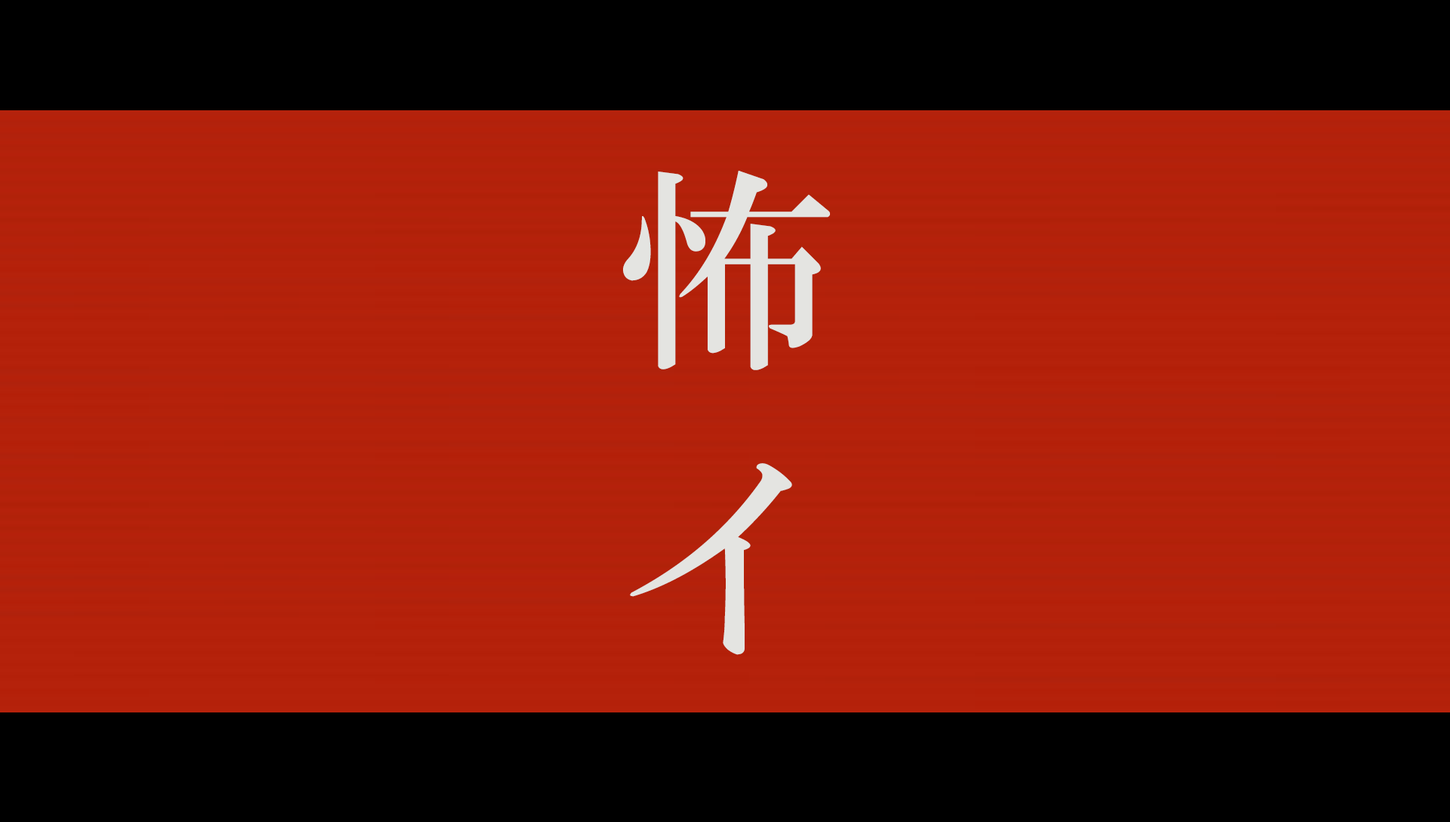
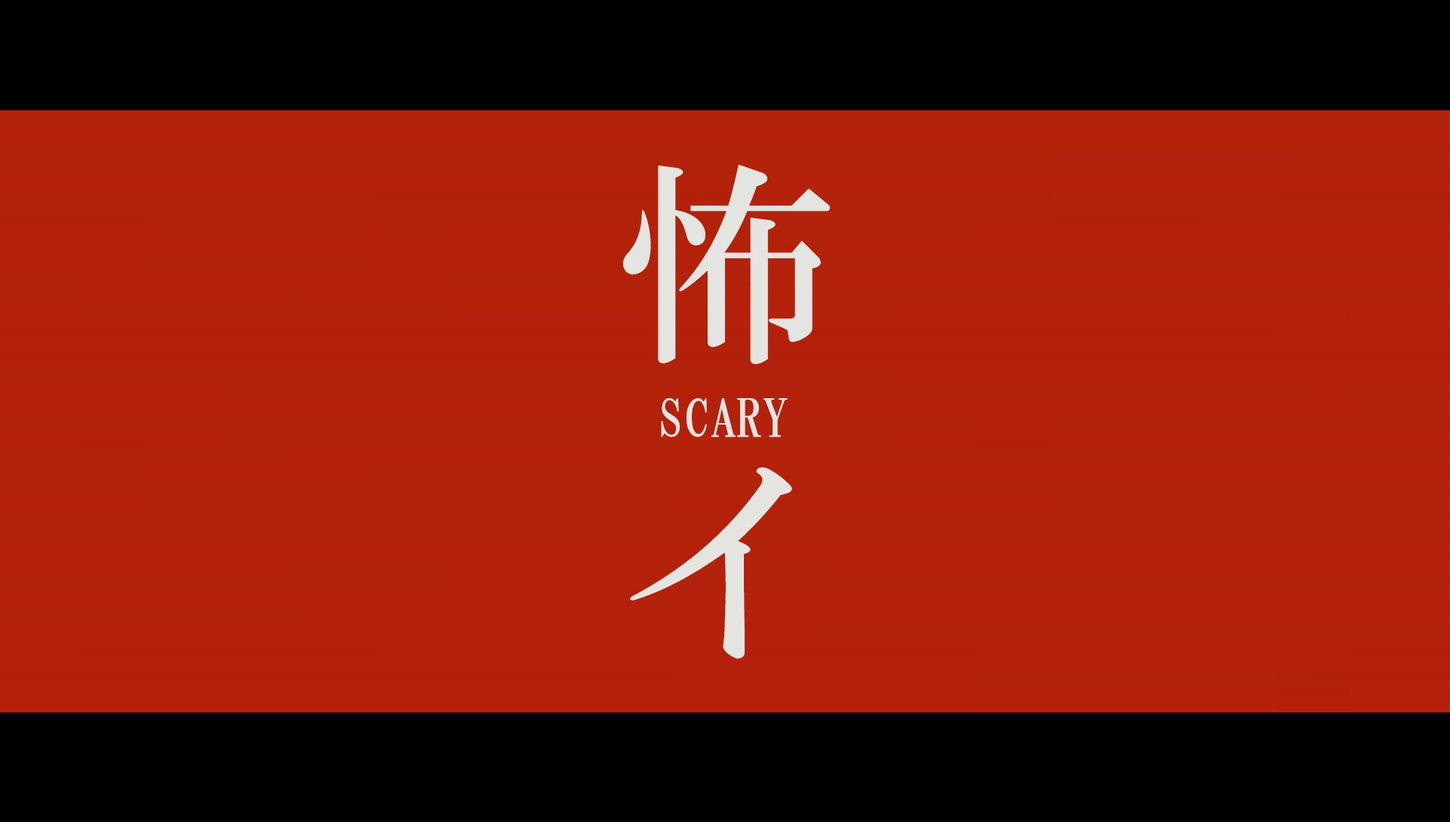
Layered file, before and after one edit (1450px x 822px). Changes by layer:
added layer "Scary" above "怖 イ" over [660, 397, 788, 438]
painted on "怖 イ" over [623, 164, 830, 659]
